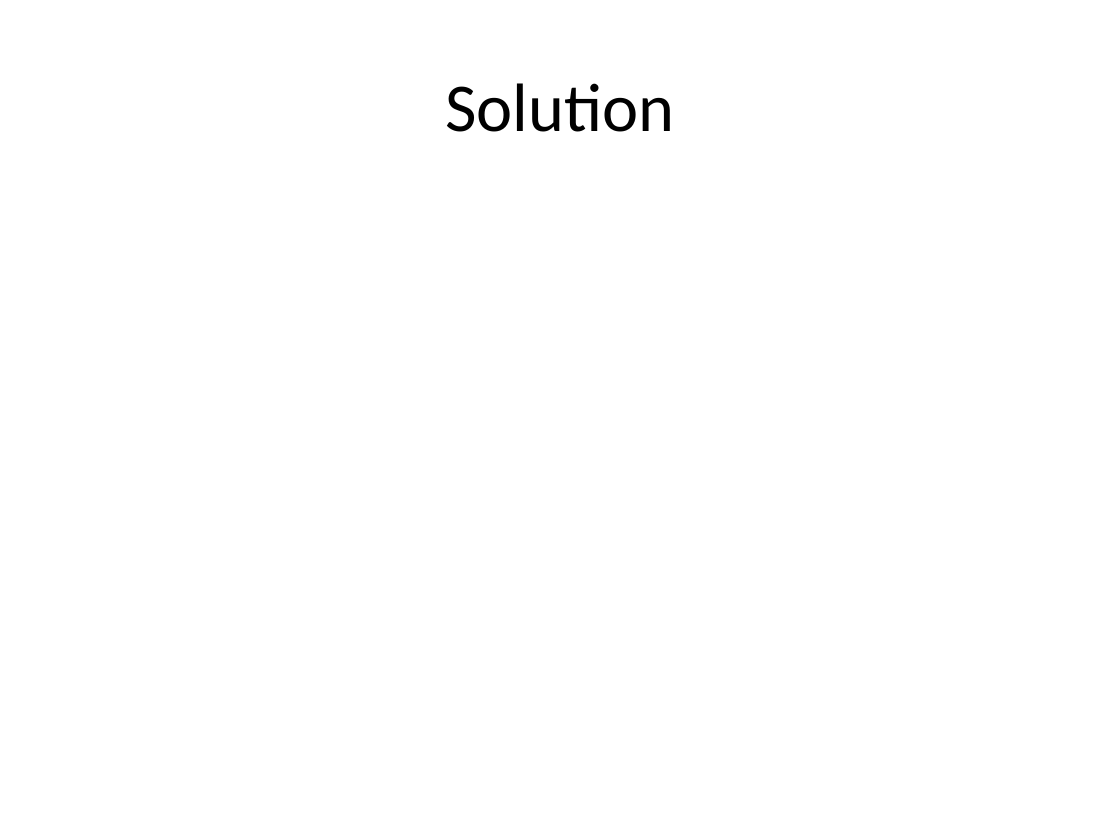
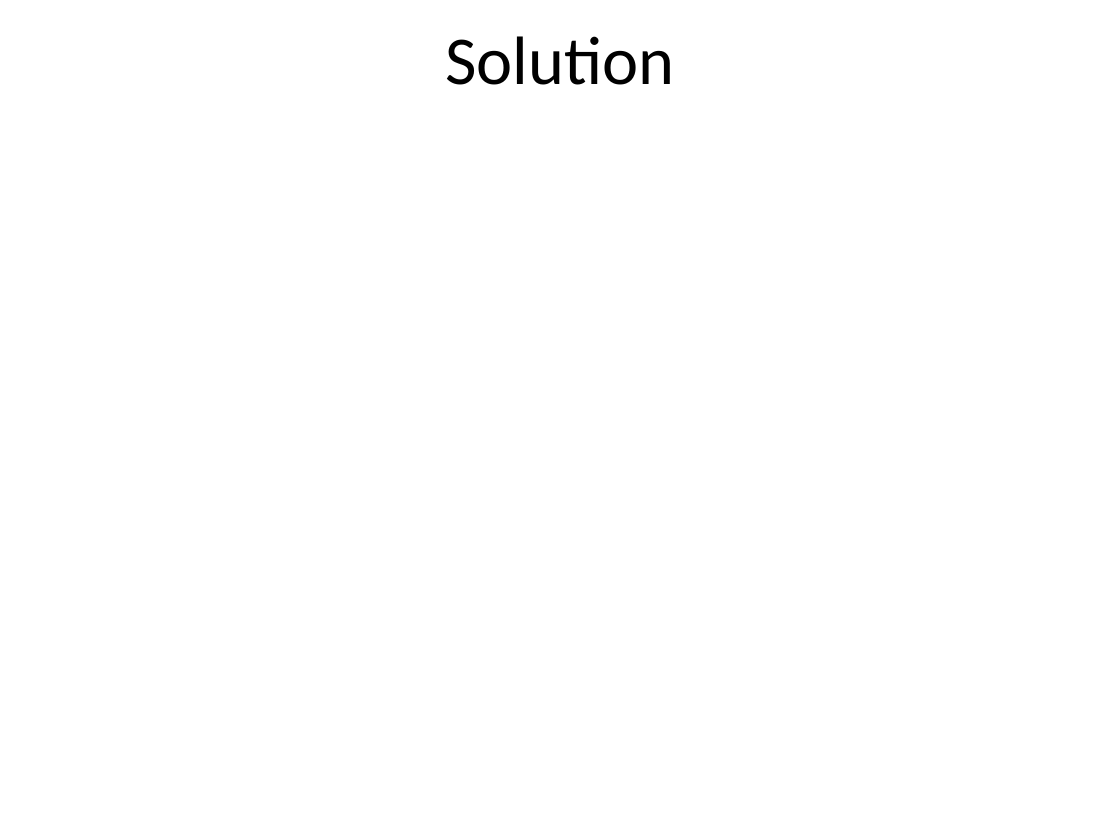
Before and after one commit to hi-itsnee/the-local-programming-language, a slide deck: slide 4 of docs/local_present.pptx. Drawn at 1120x840 pixels with LibreOffice and Linux fonts; fonts in the diff are those of the drawing. Boxes give left, top, right and bottom in pixels: in the first picture for what was removed or moved away, otherwise in the second. Text is boxed around its words. In the diff, an @@ line names an element or a change of style, - is before the commit and + after.

Commit message:
updated presentation

```diff
--- a/docs/local_present.pptx
+++ b/docs/local_present.pptx
@@ title "Solution" moved from (x1=445, y1=83, x2=674, y2=132) to (x1=445, y1=36, x2=674, y2=85) @@
```
Also in this commit, not shown: 1 slide added, 1 slide removed.
